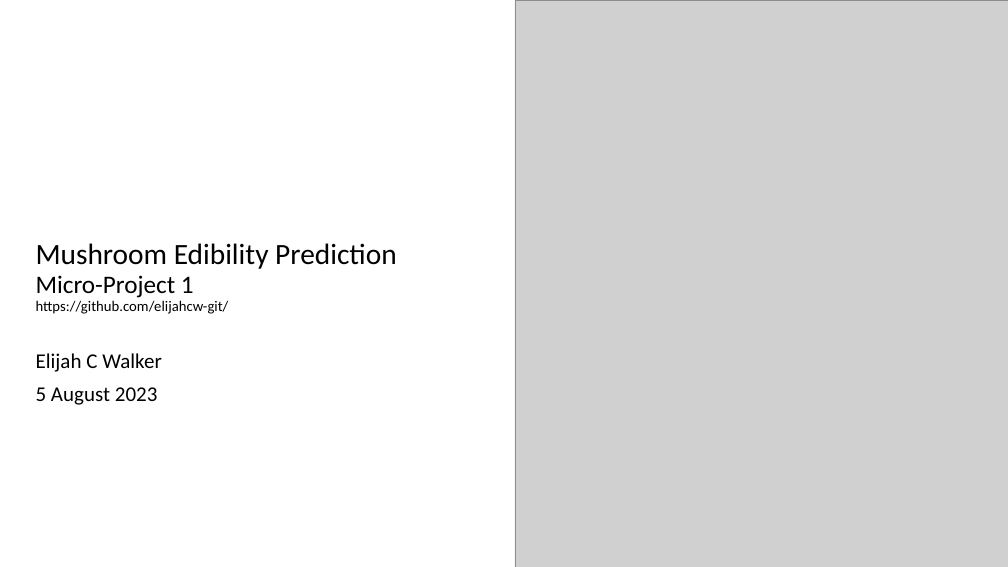
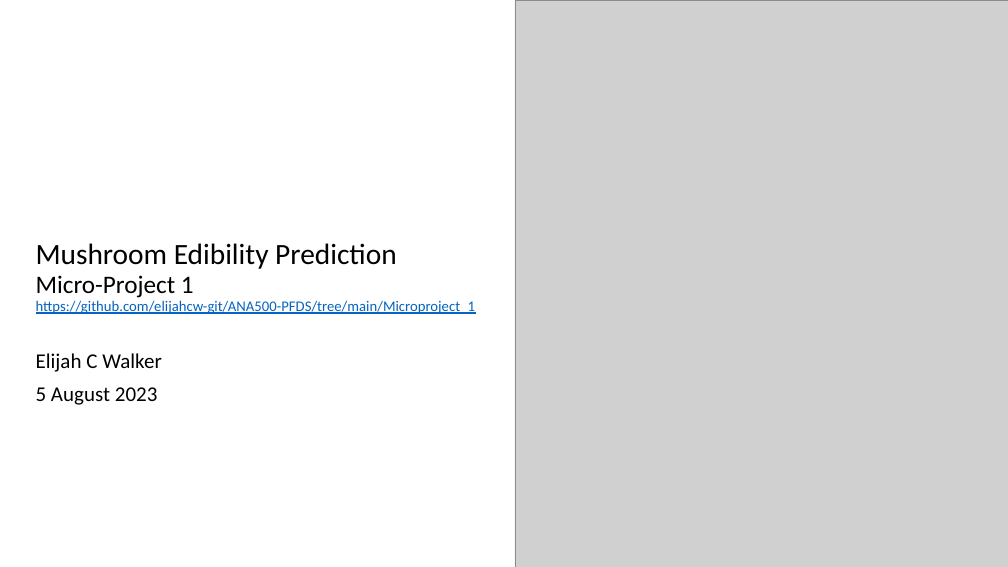
Before and after one commit to elijahcw-git/ANA500-PFDS, a slide deck: slide 1 of Microproject_1/ElijahWalker_ANA500_MP1.pptx. Drawn at 1008x567 pixels with LibreOffice and Linux fonts; fonts in the diff are those of the drawing; grey boxes stand for pictures. Boxes give left, top, right and bottom in pixels: in the first picture for what was removed or moved away, otherwise in the second. Text is boxed around its words. In the diff, an @@ line names an element or a change of style, - is before the commit and + after.

Commit message:
Added github link to powerpoint

```diff
--- a/Microproject_1/ElijahWalker_ANA500_MP1.pptx
+++ b/Microproject_1/ElijahWalker_ANA500_MP1.pptx
@@ title at [36,243,475,314]: text changed; text colour #000000 to #0563C1 @@
-Mushroom Edibility Prediction
-Micro-Project 1
-https://github.com/elijahcw-git/
+Mushroom Edibility Prediction
+Micro-Project 1
+https://github.com/elijahcw-git/ANA500-PFDS/tree/main/Microproject_1
```
